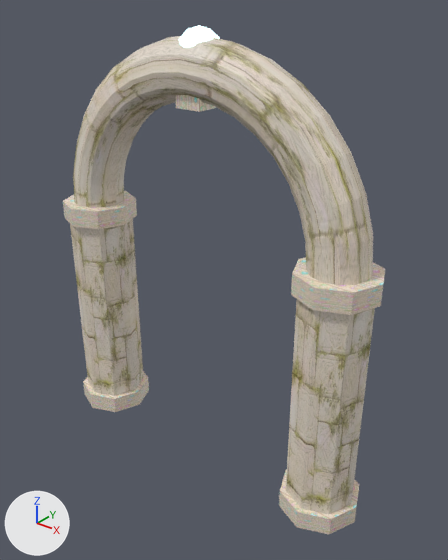
An edit to the glTF model public/models/struct_gate.glb, drawn before and after from the same camera.
Before and after are seen from a 50 mm camera at (7.39, -8.57, 9.6) aimed at (0.4, 0.16, 4.19). Arrows for +X, +Y and +Z are at lower left; the lights stay in place. The first picture is the older version. Where no turn or scale is listed for an object, it has been applied to the vertices.
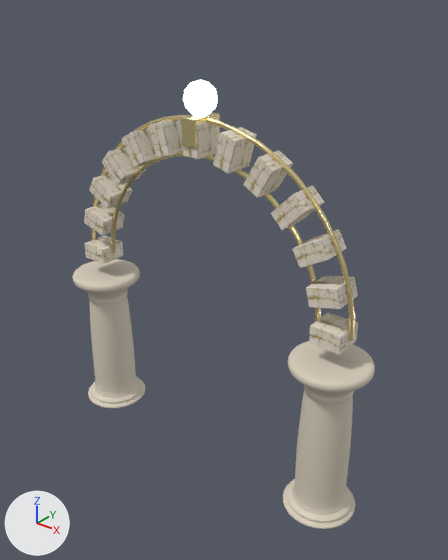
Where the change shows, as pixel boxes (x1, y1, x2, y2) in the pictures (448 x 560 px):
'Cylinder', deleted: before (70, 36, 375, 514)
'gcol', added: after (73, 259, 375, 529)
'Cylinder.001', deleted: before (63, 95, 385, 534)
'Cube.013', added: after (91, 113, 355, 341)
'Icosphere', moved, rescaled: before (179, 25, 220, 48); after (183, 80, 218, 116)
'Cube', added: after (309, 313, 358, 355)
'Cube.005', added: after (213, 127, 257, 174)
'Cube.004', added: after (243, 150, 293, 198)
'Cube.001', added: after (306, 276, 358, 309)
'Cube.003', added: after (271, 185, 324, 230)
'Cube.002', added: after (292, 229, 347, 268)
'Cube.007', added: after (149, 120, 183, 158)
'Cube.008', added: after (122, 128, 156, 168)
'Cube.009', added: after (102, 147, 146, 186)
'Cube.006', added: after (183, 119, 219, 159)
'Cube.010', added: after (89, 174, 132, 209)
'Cube.011', now drawn: after (84, 204, 124, 235)
'Cube.012', added: after (84, 236, 123, 264)

Diff of the bpy script that builds the scene:
```diff
--- a/public/models/struct_gate.glb.py
+++ b/public/models/struct_gate.glb.py
@@ mat_gatestone @@
 n3 = _N.new('ShaderNodeMapping'); n3.name = 'Mapping'
-n3.inputs[3].default_value = (1.4, 1.4, 1.0)  # 'Scale'
+n3.inputs[3].default_value = (1.3, 1.3, 1.0)  # 'Scale'
 n4 = _N.new('ShaderNodeUVMap'); n4.name = 'UV Map'
@@ ob_cylinder @@
-ob_cylinder = bpy.data.objects.new('Cylinder', me_cylinder)
@@ ob_cylinder_001 @@
-ob_cylinder_001 = bpy.data.objects.new('Cylinder.001', me_cylinder_001)
@@ ob_icosphere @@
 ob_icosphere = bpy.data.objects.new('Icosphere', me_icosphere)
-ob_icosphere.location = (0.0, 0.0, 8.5)
-ob_icosphere.scale = (0.4, 0.4, 0.4)
+ob_icosphere.location = (0.0, 0.0, 7.7)
+ob_icosphere.scale = (0.32, 0.32, 0.32)
@@ ob_cube_012 @@
+ob_cube_012 = bpy.data.objects.new('Cube.012', me_cube)  # 56 vertices, 108 faces; spans x -1.0..1.0, y -1.0..1.0, z -1.0..1.0
+ob_cube_012.parent = ob_node_3
+ob_cube_012.location = (-3.0, 0.0, 4.0)
+ob_cube_012.rotation_euler = (0.0, -1.571, 0.0)  # degrees (0, -90, 0)
+ob_cube_012.scale = (0.18, 0.31, 0.31)
@@ ob_node_3 @@
+ob_node_3 = bpy.data.objects.new('Node_3', None)
+ob_node_3.location = (0.0, 0.0, 0.0)
@@ ob_cube_010 @@
+ob_cube_010 = bpy.data.objects.new('Cube.010', me_cube)  # 56 vertices, 108 faces; spans x -1.0..1.0, y -1.0..1.0, z -1.0..1.0
+ob_cube_010.parent = ob_node_3
+ob_cube_010.location = (-2.598, 0.0, 5.5)
+ob_cube_010.rotation_euler = (0.0, -1.047, 0.0)  # degrees (0, -60, 0)
+ob_cube_010.scale = (0.18, 0.31, 0.31)
@@ ob_cube_009 @@
+ob_cube_009 = bpy.data.objects.new('Cube.009', me_cube)  # 56 vertices, 108 faces; spans x -1.0..1.0, y -1.0..1.0, z -1.0..1.0
+ob_cube_009.parent = ob_node_3
+ob_cube_009.location = (-2.121, 0.0, 6.121)
+ob_cube_009.rotation_euler = (0.0, -0.785, 0.0)  # degrees (0, -45, 0)
+ob_cube_009.scale = (0.18, 0.31, 0.31)
@@ ob_cube_008 @@
+ob_cube_008 = bpy.data.objects.new('Cube.008', me_cube)  # 56 vertices, 108 faces; spans x -1.0..1.0, y -1.0..1.0, z -1.0..1.0
+ob_cube_008.parent = ob_node_3
+ob_cube_008.location = (-1.5, 0.0, 6.598)
+ob_cube_008.rotation_euler = (0.0, -0.524, 0.0)  # degrees (0, -30, 0)
+ob_cube_008.scale = (0.18, 0.31, 0.31)
@@ ob_cube_007 @@
+ob_cube_007 = bpy.data.objects.new('Cube.007', me_cube)  # 56 vertices, 108 faces; spans x -1.0..1.0, y -1.0..1.0, z -1.0..1.0
+ob_cube_007.parent = ob_node_3
+ob_cube_007.location = (-0.776, 0.0, 6.898)
+ob_cube_007.rotation_euler = (0.0, -0.262, 0.0)  # degrees (0, -15, 0)
+ob_cube_007.scale = (0.18, 0.31, 0.31)
@@ ob_cube_006 @@
+ob_cube_006 = bpy.data.objects.new('Cube.006', me_cube)  # 56 vertices, 108 faces; spans x -1.0..1.0, y -1.0..1.0, z -1.0..1.0
+ob_cube_006.parent = ob_node_3
+ob_cube_006.location = (0.0, 0.0, 7.0)
+ob_cube_006.scale = (0.18, 0.31, 0.31)
@@ ob_cube_005 @@
+ob_cube_005 = bpy.data.objects.new('Cube.005', me_cube)  # 56 vertices, 108 faces; spans x -1.0..1.0, y -1.0..1.0, z -1.0..1.0
+ob_cube_005.parent = ob_node_3
+ob_cube_005.location = (0.776, 0.0, 6.898)
+ob_cube_005.rotation_euler = (0.0, 0.262, 0.0)  # degrees (0, 15, 0)
+ob_cube_005.scale = (0.18, 0.31, 0.31)
@@ ob_cube_004 @@
+ob_cube_004 = bpy.data.objects.new('Cube.004', me_cube)  # 56 vertices, 108 faces; spans x -1.0..1.0, y -1.0..1.0, z -1.0..1.0
+ob_cube_004.parent = ob_node_3
+ob_cube_004.location = (1.5, 0.0, 6.598)
+ob_cube_004.rotation_euler = (0.0, 0.524, 0.0)  # degrees (0, 30, 0)
+ob_cube_004.scale = (0.18, 0.31, 0.31)
@@ ob_cube_003 @@
+ob_cube_003 = bpy.data.objects.new('Cube.003', me_cube)  # 56 vertices, 108 faces; spans x -1.0..1.0, y -1.0..1.0, z -1.0..1.0
+ob_cube_003.parent = ob_node_3
+ob_cube_003.location = (2.121, 0.0, 6.121)
+ob_cube_003.rotation_euler = (0.0, 0.785, 0.0)  # degrees (0, 45, 0)
+ob_cube_003.scale = (0.18, 0.31, 0.31)
@@ ob_cube_002 @@
+ob_cube_002 = bpy.data.objects.new('Cube.002', me_cube)  # 56 vertices, 108 faces; spans x -1.0..1.0, y -1.0..1.0, z -1.0..1.0
+ob_cube_002.parent = ob_node_3
+ob_cube_002.location = (2.598, 0.0, 5.5)
+ob_cube_002.rotation_euler = (0.0, 1.047, 0.0)  # degrees (0, 60, 0)
+ob_cube_002.scale = (0.18, 0.31, 0.31)
@@ ob_cube_001 @@
+ob_cube_001 = bpy.data.objects.new('Cube.001', me_cube)  # 56 vertices, 108 faces; spans x -1.0..1.0, y -1.0..1.0, z -1.0..1.0
+ob_cube_001.parent = ob_node_3
+ob_cube_001.location = (2.898, 0.0, 4.776)
+ob_cube_001.rotation_euler = (0.0, 1.309, 0.0)  # degrees (0, 75, 0)
+ob_cube_001.scale = (0.18, 0.31, 0.31)
@@ ob_cube @@
+ob_cube = bpy.data.objects.new('Cube', me_cube)  # 56 vertices, 108 faces; spans x -1.0..1.0, y -1.0..1.0, z -1.0..1.0
+ob_cube.parent = ob_node_3
+ob_cube.location = (3.0, 0.0, 4.0)
+ob_cube.rotation_euler = (0.0, 1.571, 0.0)  # degrees (0, 90, 0)
+ob_cube.scale = (0.18, 0.31, 0.31)
@@ ob_cube_013 @@
+ob_cube_013 = bpy.data.objects.new('Cube.013', me_cube_013)  # 556 vertices, 1068 faces; spans x -3.39..3.39, y -0.35..0.35, z -1.7..1.7; in mat_gold (beige #fae7aa)
+ob_cube_013.location = (0.0, 0.0, 5.7)
@@ ob_gcol @@
+ob_gcol = bpy.data.objects.new('gcol', me_gcol)  # 15744 vertices, 31480 faces; spans x -3.77..3.77, y -0.77..0.77, z -1.74..1.74
+ob_gcol.location = (0.0, 0.0, 1.74)
```
